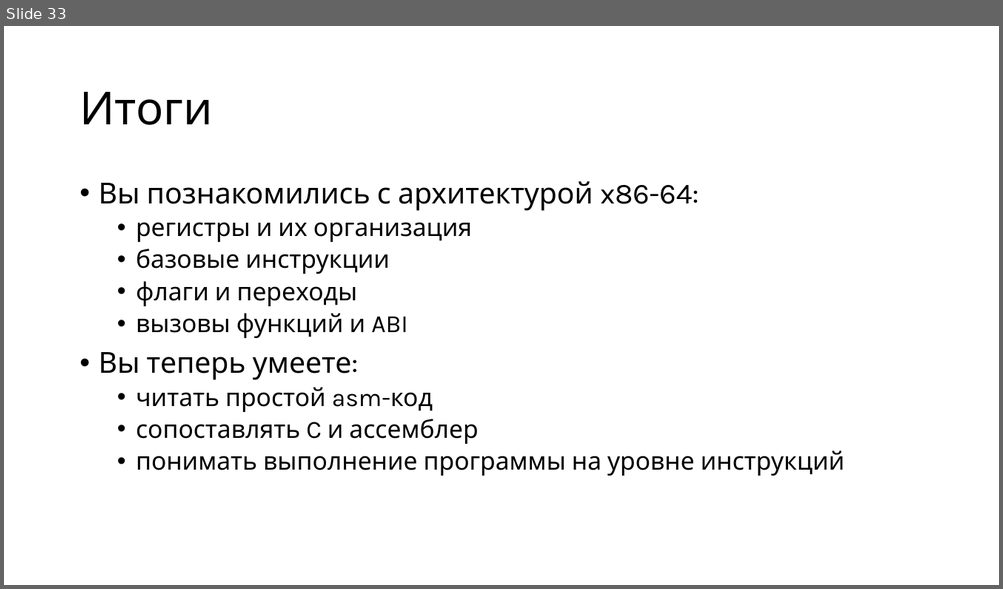
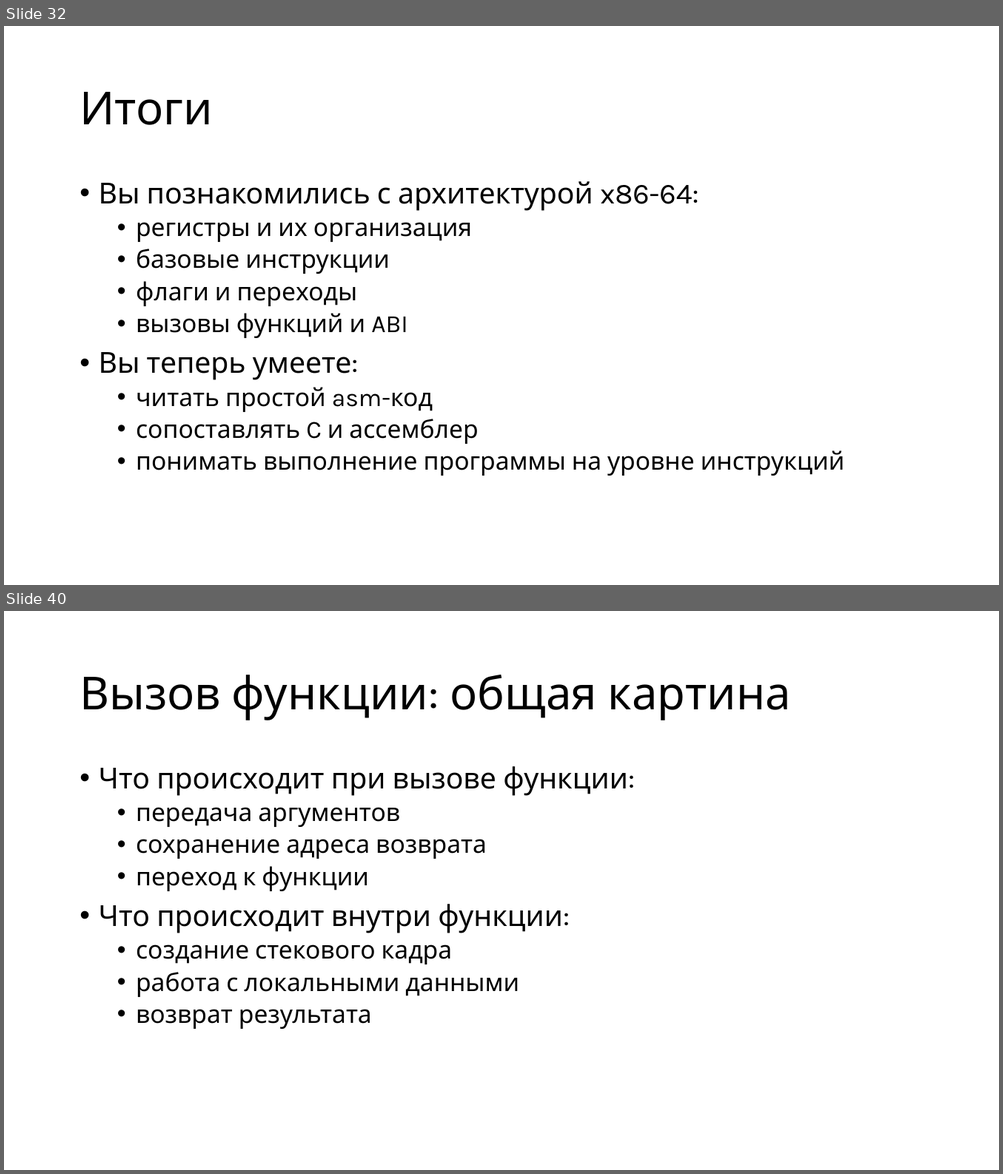
Before and after one commit to alexey-malov/mpp, a slide deck: lectures/13/Intel x86-64 Assembly.pptx. Shown one above the other, each under a label of ours: slide 33 before the commit, slides 32 and 40 after it; the slides between them are not shown. The pictures are 1003x589 and 1003x1174 pixels, drawn with LibreOffice and Linux fonts; fonts in the diff are those of the drawing. Boxes give left, top, right and bottom in pixels: in the first picture for what was removed or moved away, otherwise in the second. Text is boxed around its words. In the diff, an @@ line names an element or a change of style, - is before the commit and + after.

```diff
--- a/lectures/13/Intel x86-64 Assembly.pptx
+++ b/lectures/13/Intel x86-64 Assembly.pptx
@@ slide 40 added at bbox=[4, 611, 999, 1170], background #FFFFFF @@
@@ title added at bbox=[79, 675, 791, 721], 44 pt, text #000000 @@
+Вызов функции: общая картина
@@ text added at bbox=[99, 766, 628, 1029], 24 pt, text #000000 @@
+• Что происходит при вызове функции:
+  • передача аргументов
+  • сохранение адреса возврата
+  • переход к функции
+• Что происходит внутри функции:
+  • создание стекового кадра
+  • работа с локальными данными
+  • возврат результата
@@ what was slide 33 is now slide 32 @@
```
Also in this commit, not shown: 45 other slides added, 1 slide removed, 2 other files.
